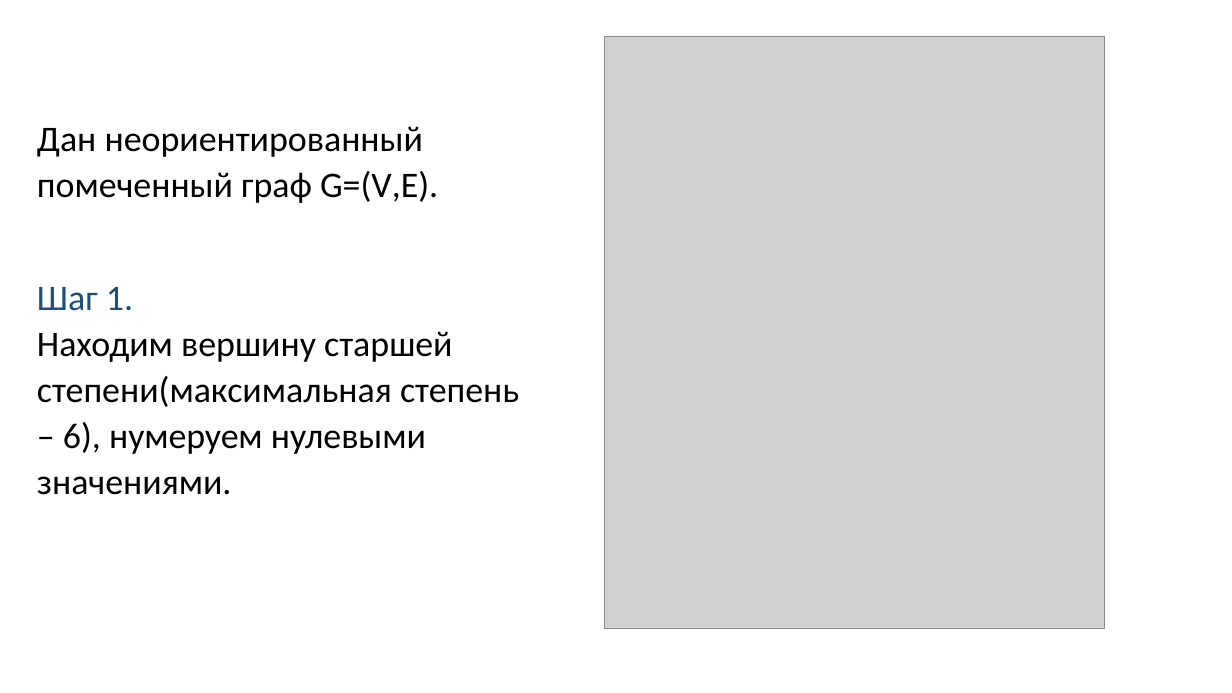
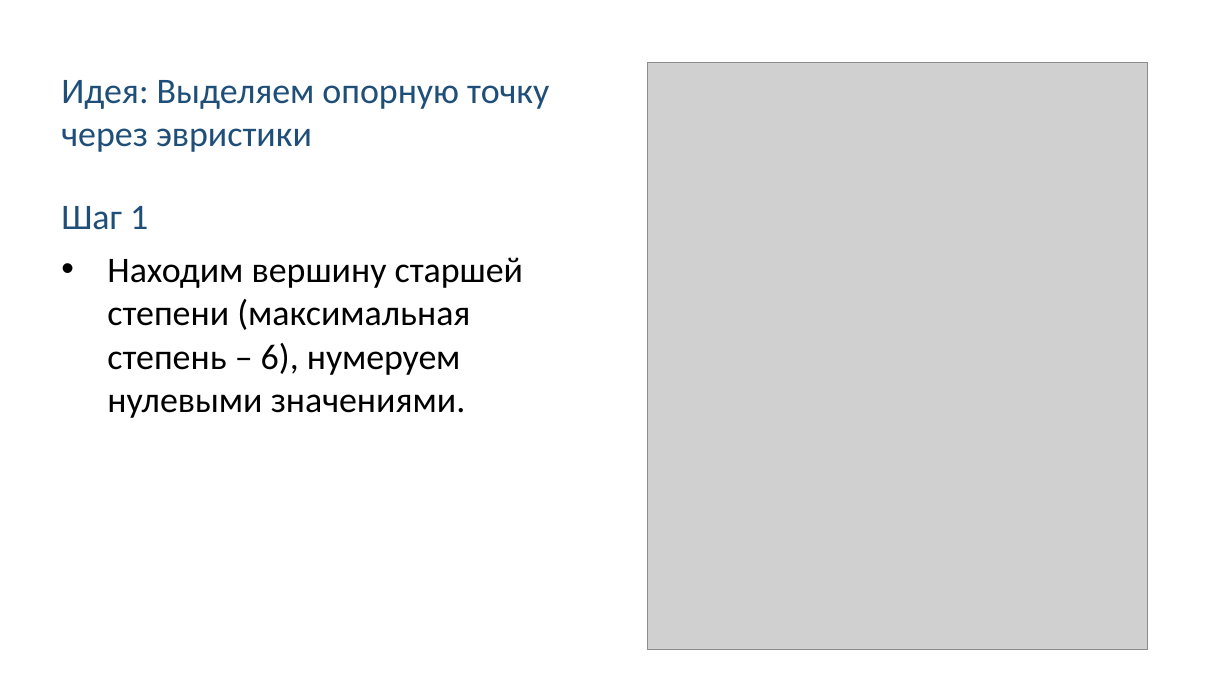
Before and after one commit to Linserous/NumericalGridGeneration, a slide deck: slide 27 of docs/Презентация v0.8.1.pptx. Drawn at 1232x693 pixels with LibreOffice and Linux fonts; fonts in the diff are those of the drawing; grey boxes stand for pictures. Boxes give left, top, right and bottom in pixels: in the first picture for what was removed or moved away, otherwise in the second. Text is boxed around its words. In the diff, an @@ line names an element or a change of style, - is before the commit and + after.

```diff
--- a/docs/Презентация v0.8.1.pptx
+++ b/docs/Презентация v0.8.1.pptx
@@ text added at box(61, 80, 549, 152), 28 pt, text #1F4E79 @@
+Идея: Выделяем опорную точку
+через эвристики
@@ picture: place and size @@
-picture at box(605, 36, 1105, 629)
+picture at box(648, 63, 1148, 650)
@@ text at box(61, 206, 524, 418): text changed @@
-Дан неориентированный помеченный граф G=(V,E).
-Шаг 1.
-Находим вершину старшей степени(максимальная степень – 6), нумеруем нулевыми значениями.
+Шаг 1
+• Находим вершину старшей степени (максимальная степень – 6), нумеруем нулевыми значениями.
```
Also in this commit, not shown: 10 other slides changed, 1 slide added.
